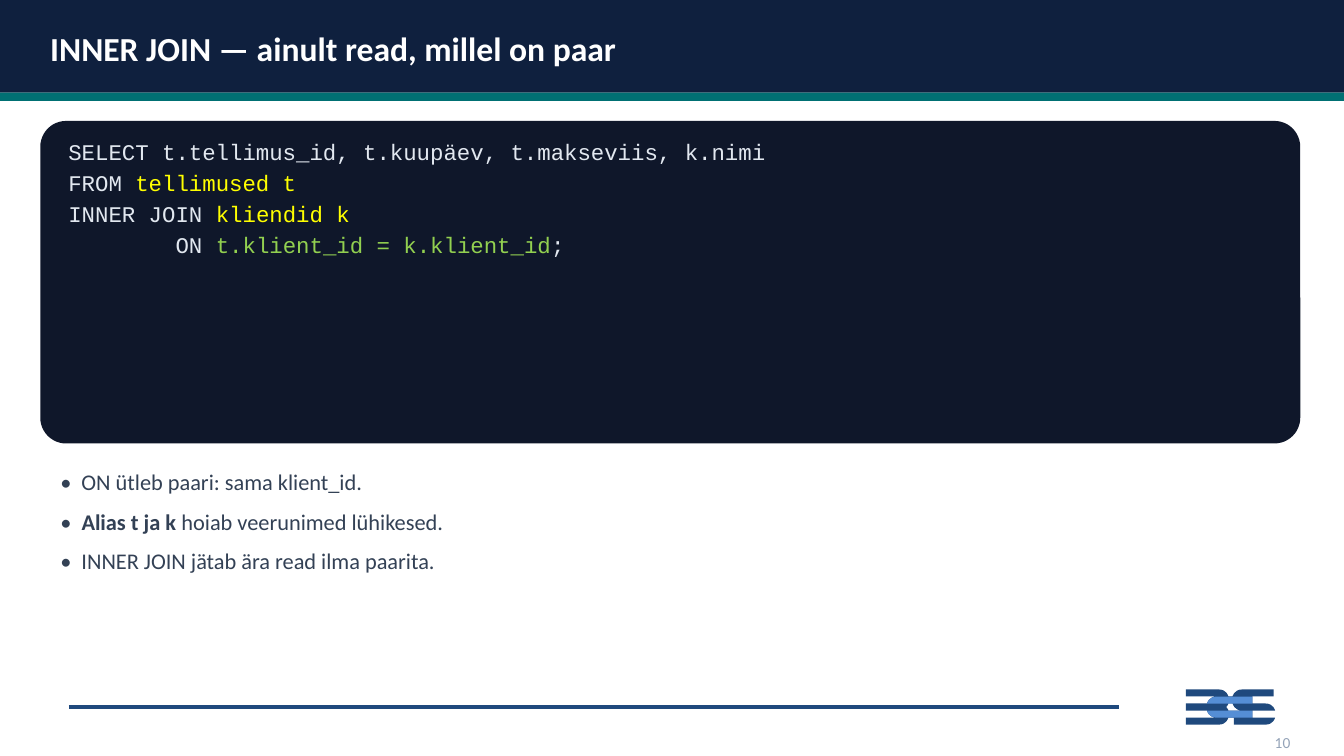
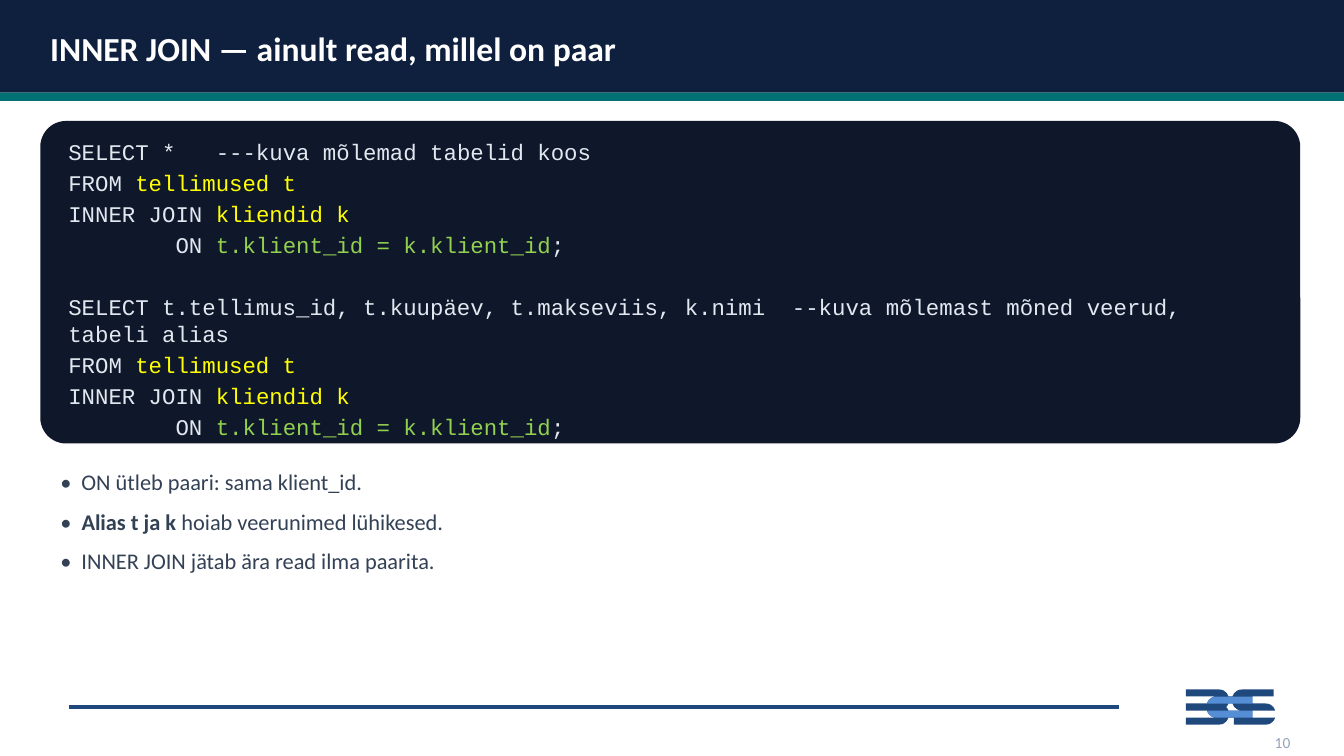
Before and after one commit to emilieabel/andmetarkus, a slide deck: slide 7 of Materjalid/Day8 SQL/8-paev-andmetarkus-esitlus.pptx. Drawn at 1344x756 pixels with LibreOffice and Linux fonts; fonts in the diff are those of the drawing. Boxes give left, top, right and bottom in pixels: in the first picture for what was removed or moved away, otherwise in the second. Text is boxed around its words. In the diff, an @@ line names an element or a change of style, - is before the commit and + after.

```diff
--- a/Materjalid/Day8 SQL/8-paev-andmetarkus-esitlus.pptx
+++ b/Materjalid/Day8 SQL/8-paev-andmetarkus-esitlus.pptx
@@ text at [68, 144, 591, 161]: text changed @@
-SELECT t.tellimus_id, t.kuupäev, t.makseviis, k.nimi
+SELECT * ---kuva mõlemad tabelid koos
@@ text at [68, 299, 765, 439]: paragraphs added @@
+SELECT t.tellimus_id, t.kuupäev, t.makseviis, k.nimi --kuva mõlemast mõned veerud, tabeli alias
+FROM tellimused t
+INNER JOIN kliendid k
+ON t.klient_id = k.klient_id;
```
Also in this commit, not shown: 6 other slides changed, 2 slides added, 1 slide removed, 6 other files.
